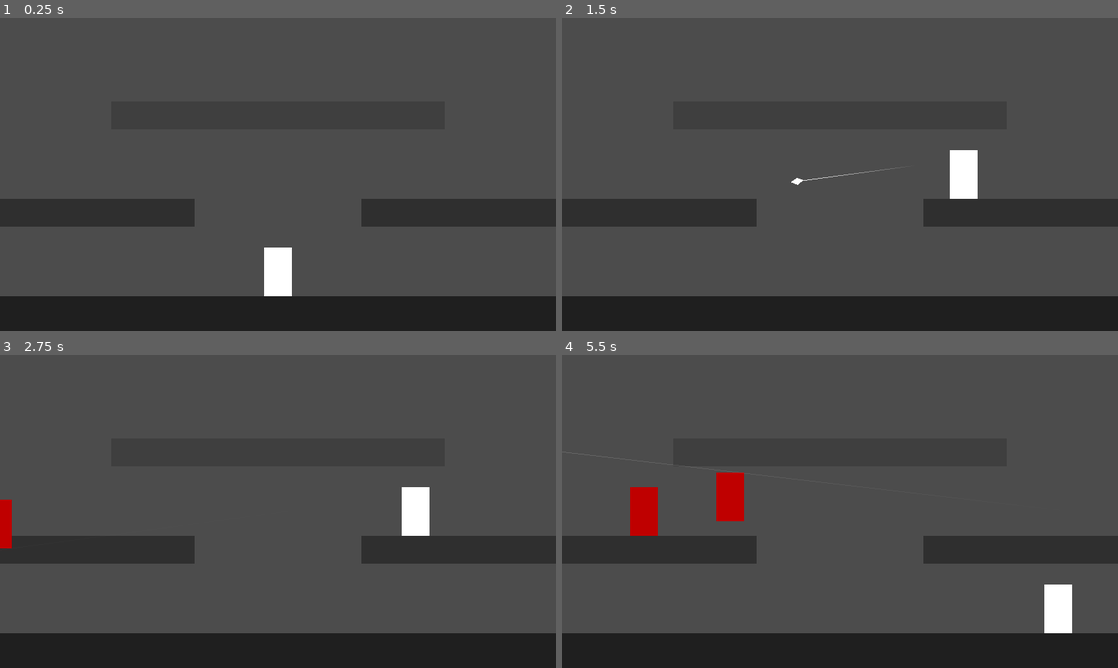
Above: before the commit, frames 1-4 (two rows, left to right).
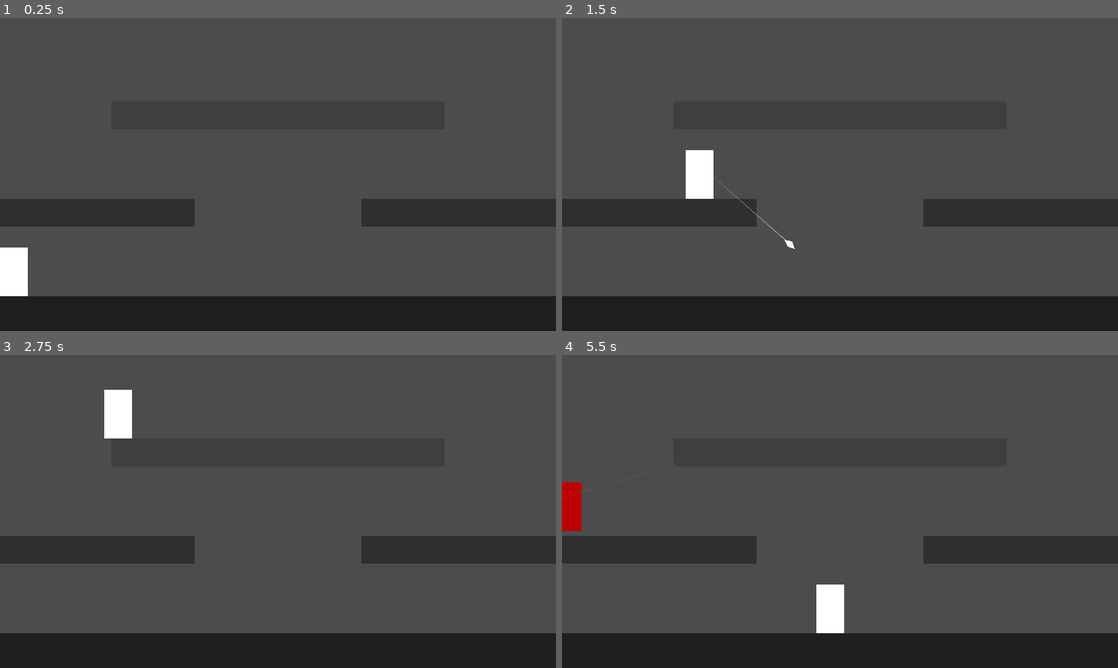
Above: after the commit, the same moments.

Repository: zhyrin0/through-the-looking-glass
Game: Godot game, scene res://tests/level/test.tscn
Same seed, same stepped clock (60 frames per second), same inputs: the game is played once before the commit and once after it. This scene is started directly instead of the project's main scene. Sound files missing from this copy of the repository are replaced by a short silence.
Inputs (mouse positions are in pixels of both pictures, inside the frame that each line leads up to):
- Up to frame 1 (0.25 s): no input
- Up to frame 2 (1.5 s): tap Enter at 0.5 s; move the mouse to (962, 158) at 0.52 s; press the mouse at (962, 158) at 0.53 s; hold D (move_right) from 0.53 s (still down); tap Space (move_jump) at 0.77 s; move the mouse to (728, 190) at 1.27 s; release the mouse at (728, 190) at 1.28 s; click (728, 190) at 1.35 s
- Up to frame 3 (2.75 s): tap Space (move_jump) at 1.52 s; move the mouse to (333, 442) at 2.02 s; release D (move_right) at 2.03 s; press the mouse at (333, 442) at 2.03 s; hold A (move_left) from 2.03 s (still down); tap S (move_fall) at 2.1 s
- Up to frame 4 (5.5 s): move the mouse to (812, 574) at 2.77 s; release A (move_left) at 2.78 s; release the mouse at (812, 574) at 2.78 s; hold D (move_right) 2.78-4.28 s; click (812, 574) at 2.85 s; tap Space (move_jump) at 3.02, 3.77, 4.52 s; move the mouse to (1006, 558) at 3.52 s; press the mouse at (1006, 558) at 3.53 s; move the mouse to (673, 464) at 4.27 s; release the mouse at (673, 464) at 4.28 s; hold A (move_left) 4.28-5.03 s; tap S (move_fall) at 4.35 s; click (673, 464) at 4.55 s; move the mouse to (867, 511) at 5.02 s; press the mouse at (867, 511) at 5.03 s; hold D (move_right) from 5.03 s (still down)

The runs differ from the first frame. In frame 1, 1.6% of the frame differs, in the area x 0-53%, y 73-89%; in frame 2, 1.7%; in frame 3, 1.9%; in frame 4, 3.7%, in the area x 0-92%, y 30-89%.

Commit message:
Add level start detection

Diff:
--- a/src/level/level.gd
+++ b/src/level/level.gd
@@ -6,6 +6,7 @@
 const WaypointNavigation := preload("res://src/character/enemy/waypoint_navigation.gd")
 
 
+signal entered
 signal finished
 
 const BARRIER_COLLISION_BIT := 5
@@ -37,8 +38,6 @@
 
 func start() -> void:
 	enemies_to_spawn = waves[current_wave]
-	left_barrier.set_collision_layer_bit(BARRIER_COLLISION_BIT, true)
-	right_barrier.set_collision_layer_bit(BARRIER_COLLISION_BIT, true)
 	spawn_cooldown.start()
 
 
@@ -58,6 +57,17 @@
 
 func set_spawn_cooldown() -> void:
 	spawn_cooldown.wait_time = rand_range(spawn_cooldown_range.x, spawn_cooldown_range.y)
+
+
+func _on_EnterArea_body_entered(_body: Node) -> void:
+	left_barrier.set_collision_layer_bit(BARRIER_COLLISION_BIT, true)
+	var enter_area := $EnterArea as Area2D
+	enter_area.set_deferred("monitoring", false)
+	enter_area.set_deferred("monitorable", false)
+	emit_signal("entered")
+	yield(get_tree().create_timer(wave_cooldown.wait_time), "timeout")
+
+	start()
 
 
 func _on_Enemy_hit() -> void:
--- a/src/level/level.tscn
+++ b/src/level/level.tscn
@@ -8,6 +8,9 @@
 
 [sub_resource type="RectangleShape2D" id=2]
 extents = Vector2( 8, 456 )
+
+[sub_resource type="RectangleShape2D" id=3]
+extents = Vector2( 32, 456 )
 
 [node name="Level" type="Node2D"]
 script = ExtResource( 2 )
@@ -31,9 +34,10 @@
 }
 
 [node name="LeftBarrier" type="StaticBody2D" parent="."]
-collision_layer = 32
+collision_layer = 0
 collision_mask = 0
 __meta__ = {
+"_edit_group_": true,
 "_edit_lock_": true
 }
 
@@ -45,12 +49,24 @@
 collision_layer = 32
 collision_mask = 0
 __meta__ = {
+"_edit_group_": true,
 "_edit_lock_": true
 }
 
 [node name="CollisionShape2D" type="CollisionShape2D" parent="RightBarrier"]
 position = Vector2( 1272, 264 )
 shape = SubResource( 2 )
+
+[node name="EnterArea" type="Area2D" parent="."]
+collision_layer = 0
+__meta__ = {
+"_edit_group_": true,
+"_edit_lock_": true
+}
+
+[node name="CollisionShape2D" type="CollisionShape2D" parent="EnterArea"]
+position = Vector2( 112, 264 )
+shape = SubResource( 3 )
 
 [node name="Spawnpoints" type="Node2D" parent="."]
 __meta__ = {
@@ -74,5 +90,6 @@
 wait_time = 3.0
 one_shot = true
 
+[connection signal="body_entered" from="EnterArea" to="." method="_on_EnterArea_body_entered" flags=6]
 [connection signal="timeout" from="SpawnCooldown" to="." method="_on_SpawnCooldown_timeout"]
 [connection signal="timeout" from="WaveCooldown" to="." method="_on_WaveCooldown_timeout"]
--- a/tests/level/test.tscn
+++ b/tests/level/test.tscn
@@ -14,12 +14,6 @@
 
 func _init() -> void:
 	randomize()
-
-
-func _ready() -> void:
-	yield(get_tree().create_timer(1.0), \"timeout\")
-
-	level.start()
 
 
 func _on_Level_finished() -> void:
@@ -106,7 +100,7 @@
 "_gizmo_extents_": 25.0
 }
 
-[node name="WaypointNavigation" parent="Level" index="3"]
+[node name="WaypointNavigation" parent="Level" index="5"]
 visible = false
 connection_radius = 400.0
 
@@ -141,7 +135,7 @@
 position = Vector2( 992, 136 )
 
 [node name="Player" parent="." instance=ExtResource( 2 )]
-position = Vector2( 640, 576 )
+position = Vector2( 32, 584 )
 max_health = 50
 
 [connection signal="finished" from="Level" to="." method="_on_Level_finished"]
Not shown: 1 places in src/level/level.tscn that only renumber resources
